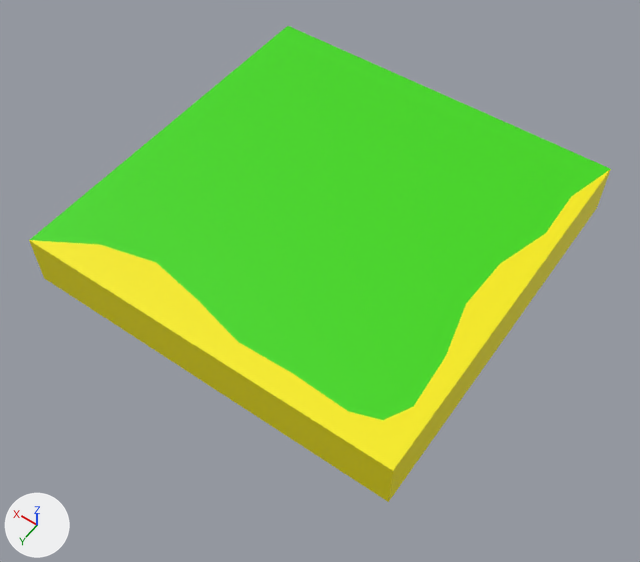
An edit to the FBX model 3S_game_engine/assets/models/serializable/corner_terrain.fbx, drawn before and after from the same camera.
Rendered twice from a 50 mm lens placed at (-2.31, 3.36, 4.78), pointed at (-0.05, 0.19, -0.2). The lights are fixed; the arrows at lower left show +X, +Y and +Z. Vertices at the same position are counted once.
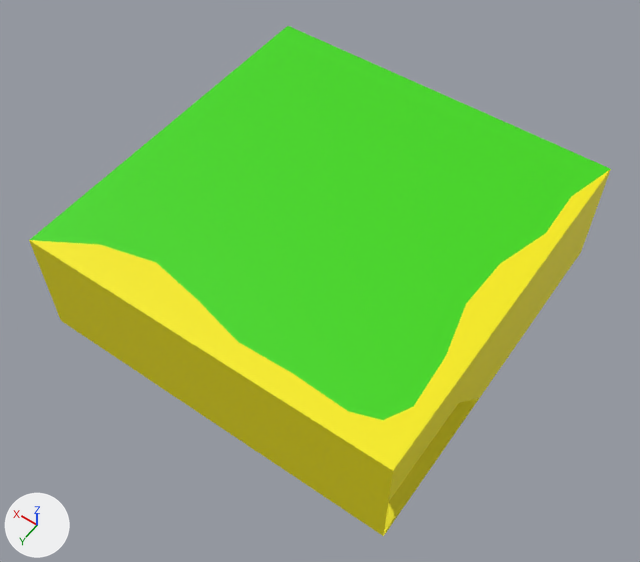
Edits to the bpy script that builds the scene:
```text
Change me_mesh_002:
    used by ob_box001_001; location = (0.0, 0.0, 0.0)
    remove me_mesh_002.from_pydata(...)  # 66 vertices, 49 faces; spans x -1.39..1.41, y -1.4..1.4, z 0.0..0.4
    add me_mesh_002.from_pydata(...)  # 67 vertices, 49 faces; spans x -1.39..1.41, y -1.4..1.4, z -0.5..0.4
    me_mesh_002 part 1
    1 vertex is removed from x -1.39, y -1.0, z 0.0
    3 faces are deleted
    17 vertices in x -1.39..1.41, y -1.4..1.4, z 0.0 move by (0.0, 0.0, -0.5)
    2 vertices are added at (-1.39, -1.4, -0.5), (-1.39, -1.0, -0.5)
    1 new face joins them, mat_material__37_001 (green #3dd800)
    2 new faces join them, mat_material__25_001 (yellow #f9ed00)
```

What differs and where, as boxes [x1, y1, x2, y2] in the pictures (640 x 562 px; the box of a moved part takes in the faces that stretch with it):
'Box001.001', reshaped (7% taller)
    before: [29, 26, 611, 502]
    after: [29, 26, 611, 536]
part 1 of me_mesh_002, moved or reshaped
    before: [29, 171, 610, 502]
    after: [29, 171, 610, 536]
